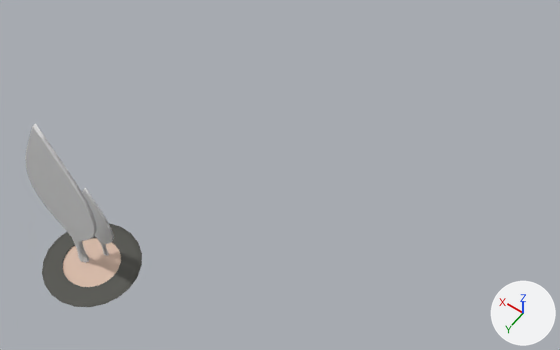
Renders of the glTF model www/models/lba2/iso_scenes/82.glb from each side of a commit.
One viewpoint serves both versions: a 50 mm camera at (7.76, -0.85, 13.35) aimed at (12.59, -7.61, 2.71). The axes (+X, +Y, +Z) are drawn at lower right. The lights are the same throughout. Where no turn or scale is listed for an object, it has been applied to the vertices. Vertices at the same position are counted once.

Names of what the first picture shows: 'colored', 'textured_fa874ed4'.
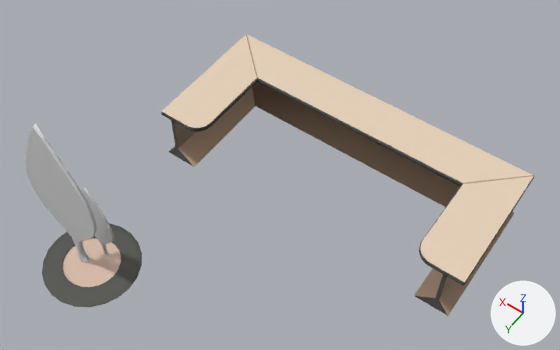
What changed in the scene script:
```text
Change me_mesh_0:
    used by ob_colored; location = (0.0, 0.0, 0.0)
    remove me_mesh_0.from_pydata(...)  # 288 vertices, 572 faces; spans x 14.08..15.92, y -5.91..-4.09, z 0.5..1.04
    add me_mesh_0.from_pydata(...)  # 438 vertices, 852 faces; spans x 9.1..15.92, y -10.99..-4.09, z 0.5..1.79
    me_mesh_0 part 1: a new loose piece of 108 vertices spanning x 9.1..15.92, y -10.99..-8.13, z 1.67..1.79, in mat_material_0
    me_mesh_0 part 2: a new loose piece of 42 vertices spanning x 9.18..15.92, y -10.98..-8.14, z 0.5..1.74, in mat_material_0
```

Changed parts and their boxes [x1, y1, x2, y2] in the pictures (560 x 350 px):
'colored', reshaped (388% wider, 233% taller): before [42, 223, 142, 307]; after [42, 34, 534, 316]
part 1 of me_mesh_0, added (beige): after [161, 34, 534, 286]
part 2 of me_mesh_0, added (brown): after [169, 82, 514, 316]
